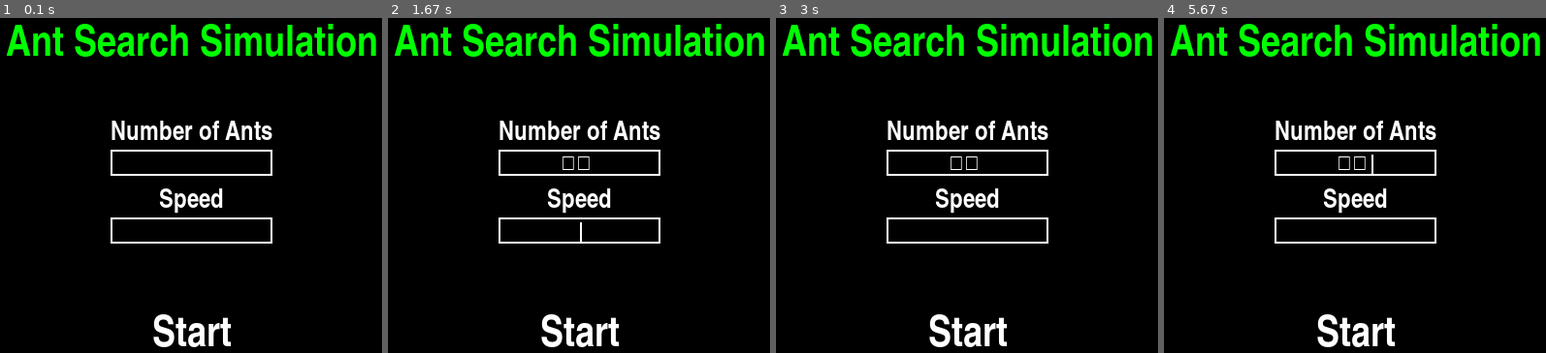
Above: before the commit, frames 1-4 (left to right).
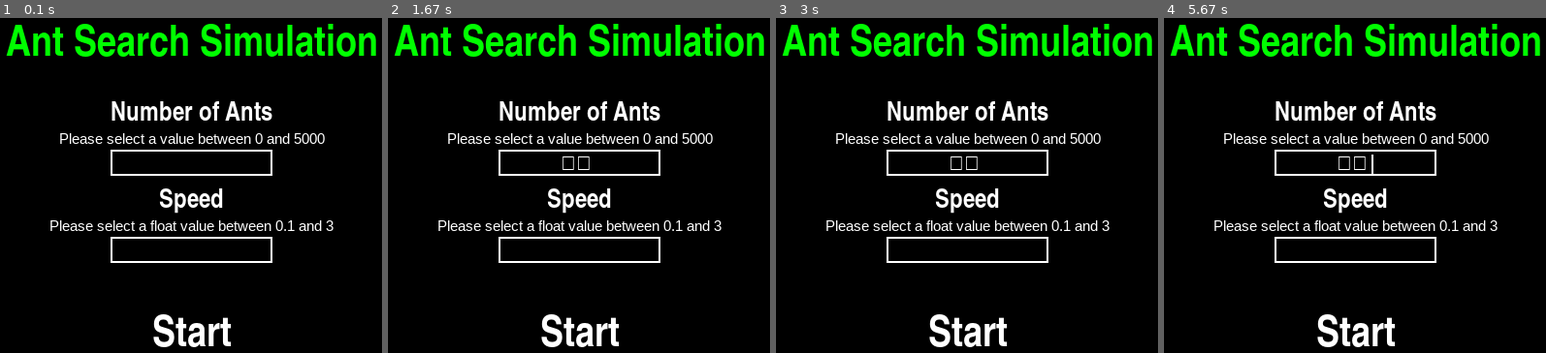
Above: after the commit, the same moments.

Repository: lucasthierry17/Ant_Project
Game: pygame game, started from main.py
Two runs of this game, one before a commit and one after it. Both use one fixed random seed, a clock stepped at 60 frames per second and the inputs below.
Inputs (mouse positions are in pixels of both pictures, inside the frame that each line leads up to):
- Up to frame 1 (0.1 s): no input
- Up to frame 2 (1.67 s): click (594, 162) at 0.38 s; tap Enter at 0.67, 1 s; click (663, 232) at 1.38 s
- Up to frame 3 (3 s): click (967, 245) at 2.22 s; click (1154, 262) at 2.55 s
- Up to frame 4 (5.67 s): click (1370, 162) at 5.38 s

The runs differ from the first frame. In frame 1, 5.1% of the frame differs, in the area x 13-88%, y 24-74%; in frame 2, 5.2%; in frame 3, 5.1%; in frame 4, 5.1%.

Commit message:
added info text about the variable ranges

Diff:
--- a/start_screen.py
+++ b/start_screen.py
@@ -35,6 +35,10 @@
         # font for the text in the input box
         self.textbox_font = pygame.font.SysFont('Arial', min(25, int(0.8 * self.ants_text.get_height())))
 
+        self.value_range_font = pygame.font.SysFont('Arial', 15)
+        self.value_range_ants = self.value_range_font.render('Please select a value between 0 and 5000', True, (255, 255, 255))
+        self.value_range_speed = self.value_range_font.render('Please select a float value between 0.1 and 3', True, (255, 255, 255))
+
 
 
     def draw(self):
@@ -52,7 +56,7 @@
         # draw title, start button and heading of the input box
         self.screen.blit(self.title, (self.screen_width/2 - self.title.get_width()/2, self.screen_height - (self.screen_height - 50)))
         self.screen.blit(self.start_button, (self.screen_width/2 - self.start_button.get_width()/2, self.screen_height - 100))
-        self.screen.blit(self.ants_text, (self.screen_width/2 - self.ants_text.get_width()/2, self.screen_height - 300))
+        self.screen.blit(self.ants_text, (self.screen_width/2 - self.ants_text.get_width()/2, self.screen_height - 320))
         self.screen.blit(self.speed_text,(self.screen_width/2 - self.speed_text.get_width()/2, self.screen_height - 230))
 
         white_text = (255,255,255)
@@ -61,7 +65,7 @@
         self.ants_box = pygame.Rect(self.screen_width / 2 - self.ants_text.get_width() / 2, self.screen_height - 270, self.ants_text.get_width(), self.ants_text.get_height())
 
         # input box for the speed of the ants
-        self.speed_box = pygame.Rect(self.screen_width / 2 - self.ants_text.get_width() / 2, self.screen_height - 200, self.ants_text.get_width(), self.ants_text.get_height())
+        self.speed_box = pygame.Rect(self.screen_width / 2 - self.ants_text.get_width() / 2, self.screen_height - 180, self.ants_text.get_width(), self.ants_text.get_height())
 
         # text cursor for both input boxes
         self.ants_cursor = pygame.Rect(0, 0, 2, int(0.75 * self.ants_text.get_height()))
@@ -106,6 +110,10 @@
         # print the input
         self.screen.blit(text_surface_ants, (ants_text_x, ants_text_y))
         self.screen.blit(text_surface_speed,(speed_text_x, speed_text_y))
+
+        # Draw the value range information
+        self.screen.blit(self.value_range_ants, (self.screen_width / 2 - self.value_range_ants.get_width() / 2, self.screen_height - 290))
+        self.screen.blit(self.value_range_speed, (self.screen_width / 2 - self.value_range_speed.get_width() / 2, self.screen_height - 200))
 
         pygame.display.update()
 
